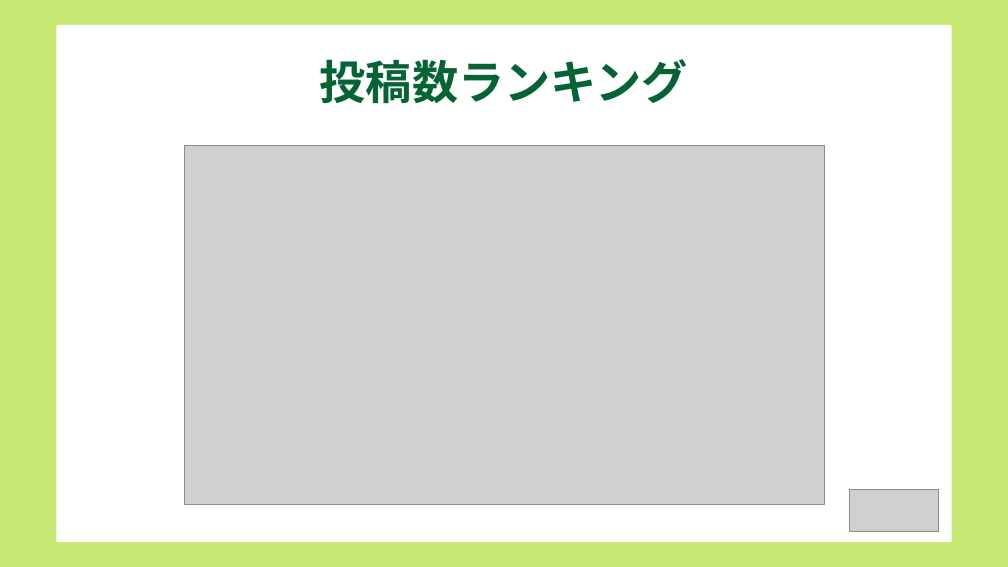
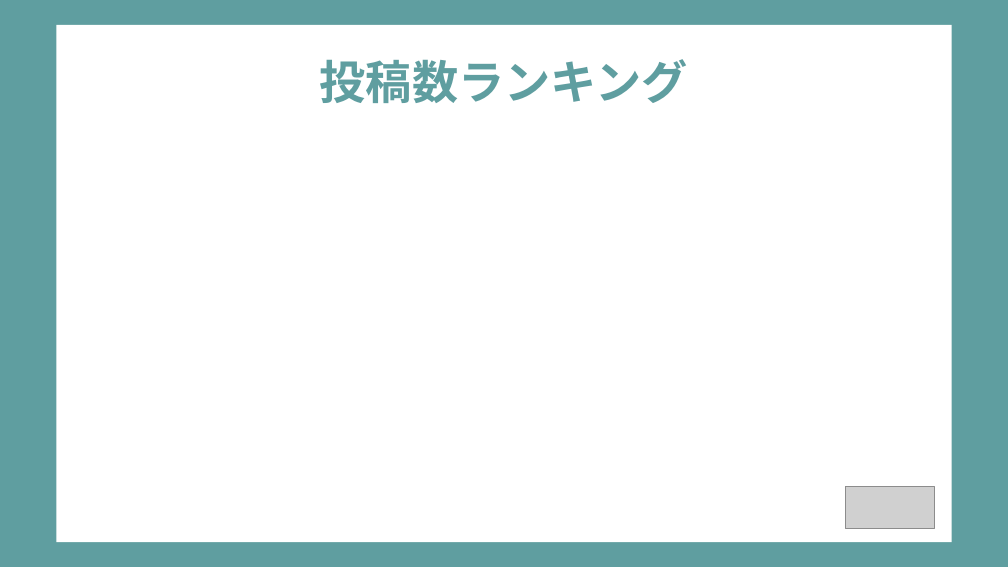
Before and after one commit to dojo2022/B-3, a slide deck: slide 10 of doc/B-3_配布資料/B3炙りえんがわ_成果発表会資料.pptx. Drawn at 1008x567 pixels with LibreOffice and Linux fonts; fonts in the diff are those of the drawing; grey boxes stand for pictures. Boxes give left, top, right and bottom in pixels: in the first picture for what was removed or moved away, otherwise in the second. Text is boxed around its words. In the diff, an @@ line names an element or a change of style, - is before the commit and + after.

```diff
--- a/doc/B-3_配布資料/B3炙りえんがわ_成果発表会資料.pptx
+++ b/doc/B-3_配布資料/B3炙りえんがわ_成果発表会資料.pptx
@@ background #C6E872 to #5F9EA0 @@
@@ title "投稿数ランキング" at (320, 59, 688, 103): text colour #056334 to #5F9EA0 @@
@@ picture removed at (184, 145, 823, 505) @@
@@ picture: place and size @@
-picture at (849, 489, 938, 531)
+picture at (845, 487, 935, 529)
```
Also in this commit, not shown: 19 other slides changed.
